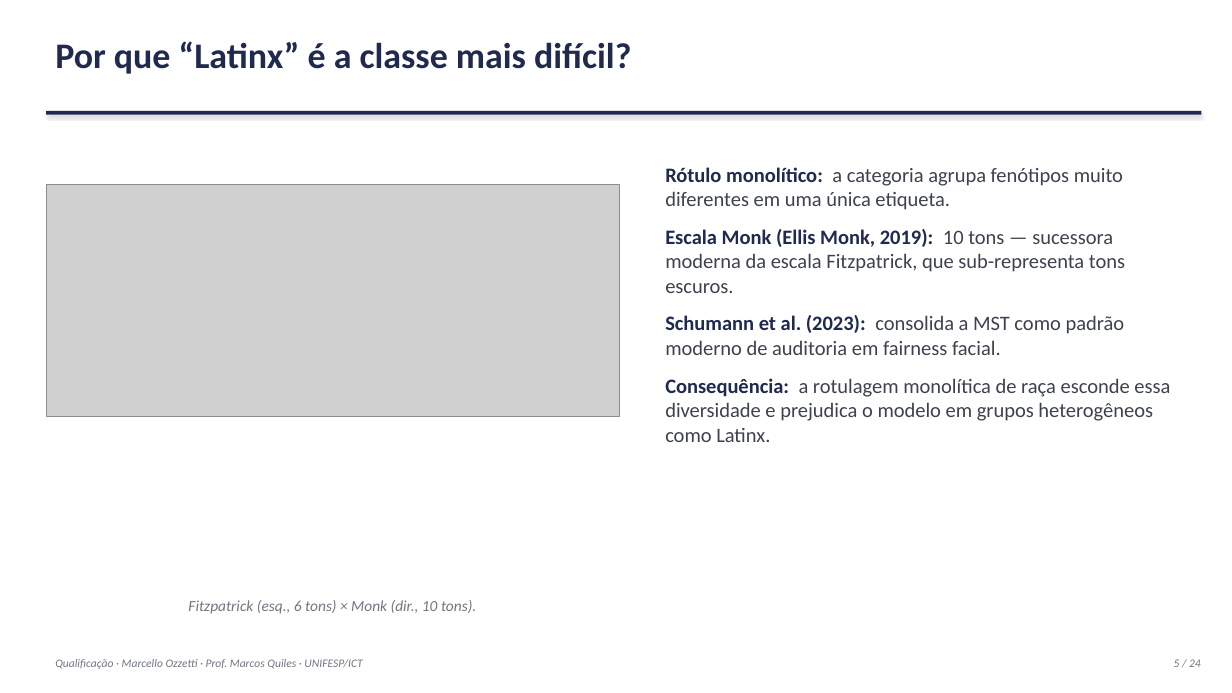
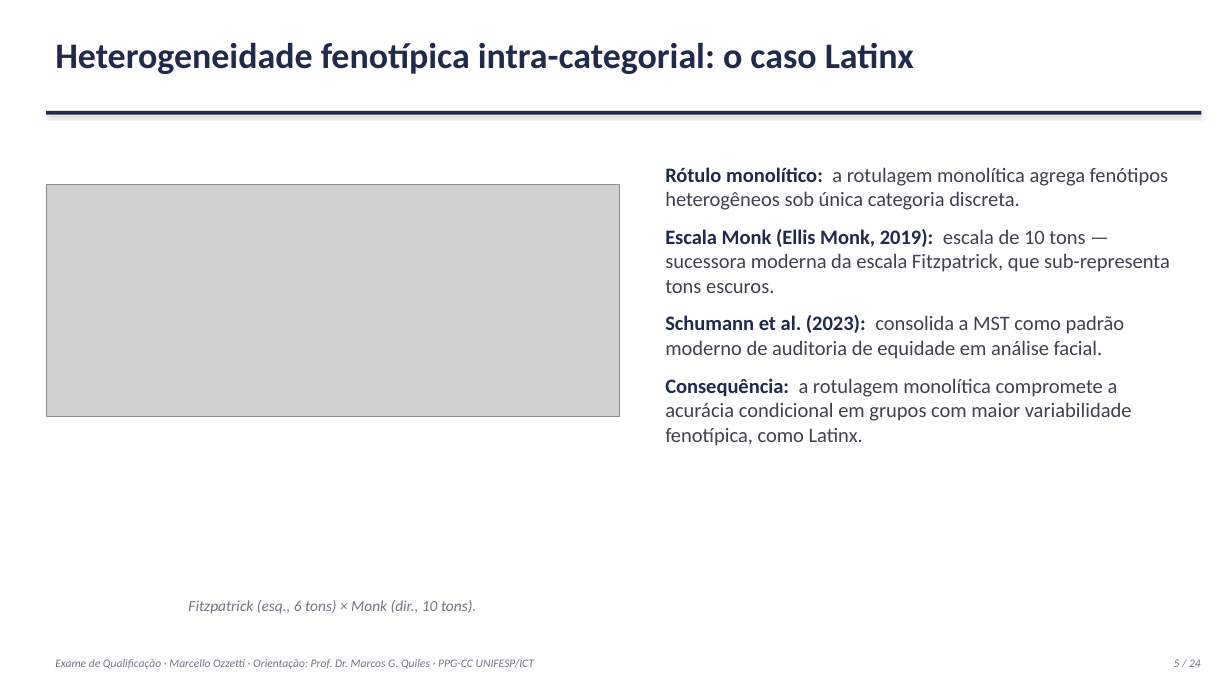
Before and after one commit to marcellozzetti/Facial-Recognition-Models-Mitigating-Bias, a slide deck: slide 5 of docs/ativo/material_qualificacao_2026-10-05.pptx. Drawn at 1232x693 pixels with LibreOffice and Linux fonts; fonts in the diff are those of the drawing; grey boxes stand for pictures. Boxes give left, top, right and bottom in pixels: in the first picture for what was removed or moved away, otherwise in the second. Text is boxed around its words. In the diff, an @@ line names an element or a change of style, - is before the commit and + after.

```diff
--- a/docs/ativo/material_qualificacao_2026-10-05.pptx
+++ b/docs/ativo/material_qualificacao_2026-10-05.pptx
@@ text at bbox=[55, 42, 914, 74]: text changed @@
-Por que “Latinx” é a classe mais difícil?
+Heterogeneidade fenotípica intra-categorial: o caso Latinx
@@ text at bbox=[665, 167, 1170, 446]: text changed @@
-Rótulo monolítico: a categoria agrupa fenótipos muito diferentes em uma única etiqueta.
-Escala Monk (Ellis Monk, 2019): 10 tons — sucessora moderna da escala Fitzpatrick, que sub-representa tons escuros.
-Schumann et al. (2023): consolida a MST como padrão moderno de auditoria em fairness facial.
-Consequência: a rotulagem monolítica de raça esconde essa diversidade e prejudica o modelo em grupos heterogêneos como Latinx.
+Rótulo monolítico: a rotulagem monolítica agrega fenótipos heterogêneos sob única categoria discreta.
+Escala Monk (Ellis Monk, 2019): escala de 10 tons — sucessora moderna da escala Fitzpatrick, que sub-representa tons escuros.
+Schumann et al. (2023): consolida a MST como padrão moderno de auditoria de equidade em análise facial.
+Consequência: a rotulagem monolítica compromete a acurácia condicional em grupos com maior variabilidade fenotípica, como Latinx.
@@ text at bbox=[55, 659, 534, 669]: text changed @@
-Qualificação · Marcello Ozzetti · Prof. Marcos Quiles · UNIFESP/ICT
+Exame de Qualificação · Marcello Ozzetti · Orientação: Prof. Dr. Marcos G. Quiles · PPG-CC UNIFESP/ICT
```
Also in this commit, not shown: 21 other slides changed, 1 other file.
